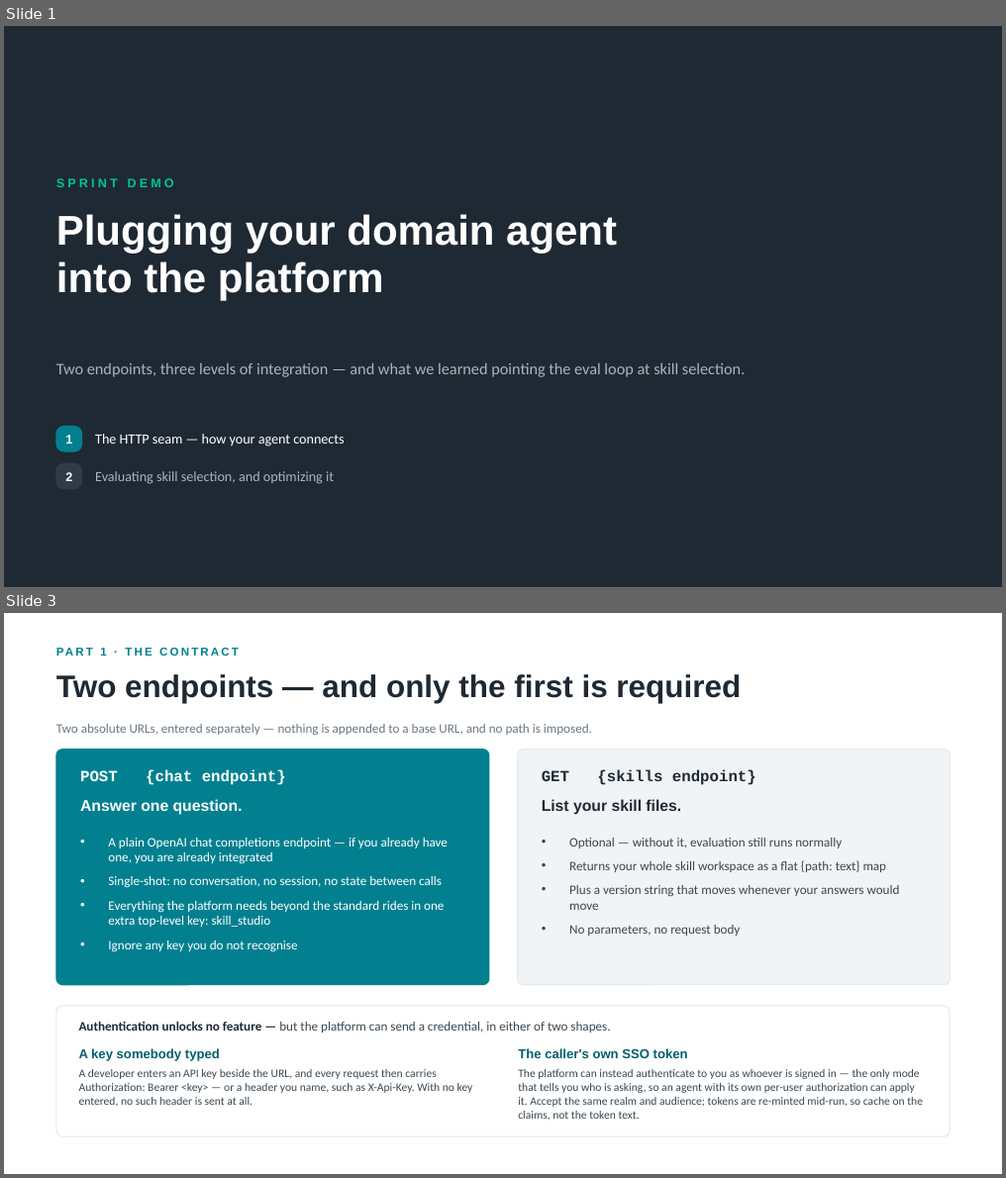
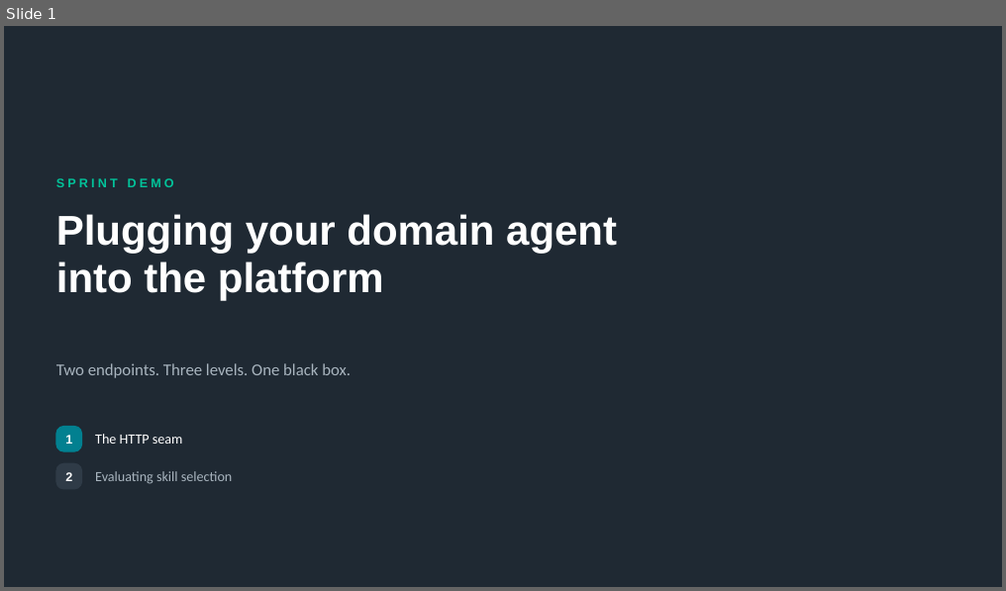
Before and after one commit to johnnyhwu/agent-optimization, a slide deck: presentation/sprint-demo.pptx. Shown one above the other, each under a label of ours: slides 1 and 3 before the commit, slide 1 after it; the slides between them are not shown. The pictures are 1006x1178 and 1006x591 pixels, drawn with LibreOffice and Linux fonts; fonts in the diff are those of the drawing. Boxes give left, top, right and bottom in pixels: in the first picture for what was removed or moved away, otherwise in the second. Text is boxed around its words. In the diff, an @@ line names an element or a change of style, - is before the commit and + after.

```diff
--- a/presentation/sprint-demo.pptx
+++ b/presentation/sprint-demo.pptx
@@ slide 3 removed at (4, 613, 1002, 1174), background #FFFFFF @@
@@ text removed at (100, 648, 106, 656) @@
-PART 1 · THE CONTRACT
@@ text removed at (56, 674, 741, 703) @@
-Two endpoints — and only the first is required
@@ text removed at (56, 724, 592, 735) @@
-Two absolute URLs, entered separately — nothing is appended to a base URL, and no path is imposed.
@@ rounded rectangle removed at (56, 750, 489, 985) @@
@@ rounded rectangle removed at (518, 750, 950, 985) @@
@@ text removed at (80, 770, 286, 785) @@
-POST {chat endpoint}
@@ text removed at (542, 770, 756, 785) @@
-GET {skills endpoint}
@@ text removed at (80, 799, 243, 815) @@
-Answer one question.
@@ text removed at (542, 799, 681, 815) @@
-List your skill files.
@@ text removed at (108, 838, 448, 953) @@
-• A plain OpenAI chat completions endpoint — if you already have one, you are already integrated
-• Single-shot: no conversation, no session, no state between calls
-• Everything the platform needs beyond the standard rides in one extra top-level key: skill_studio
-• Ignore any key you do not recognise
@@ text removed at (569, 838, 900, 936) @@
-• Optional — without it, evaluation still runs normally
-• Returns your whole skill workspace as a flat {path: text} map
-• Plus a version string that moves whenever your answers would move
-• No parameters, no request body
@@ rounded rectangle removed at (56, 1006, 949, 1137) @@
@@ text removed at (79, 1021, 610, 1033) @@
-Authentication unlocks no feature — but the platform can send a credential, in either of two shapes.
@@ text removed at (79, 1049, 220, 1061) @@
-A key somebody typed
@@ text removed at (518, 1049, 688, 1059) @@
-The caller's own SSO token
@@ text removed at (79, 1069, 473, 1106) @@
-A developer enters an API key beside the URL, and every request then carries Authorization: Bearer <key> — or a header you name, such as X-Api-Key. With no key entered, no such header is sent at all.
@@ text removed at (518, 1069, 923, 1120) @@
-The platform can instead authenticate to you as whoever is signed in — the only mode that tells you who is asking, so an agent with its own per-user authorization can apply it. Accept the same realm and audience; tokens are re-minted mid-run, so cache on the claims, not the token text.
@@ slide 1 changed as well @@
@@ text at (56, 364, 350, 378): text changed; size 15.5 to 16 pt @@
-Two endpoints, three levels of integration — and what we learned pointing the eval loop at skill selection.
+Two endpoints. Three levels. One black box.
@@ text at (95, 434, 183, 444): text changed @@
-The HTTP seam — how your agent connects
+The HTTP seam
@@ text at (95, 472, 232, 484): text changed @@
-Evaluating skill selection, and optimizing it
+Evaluating skill selection
```
Also in this commit, not shown: 7 other slides changed, 3 slides added, 1 other slide removed, 2 other files.
